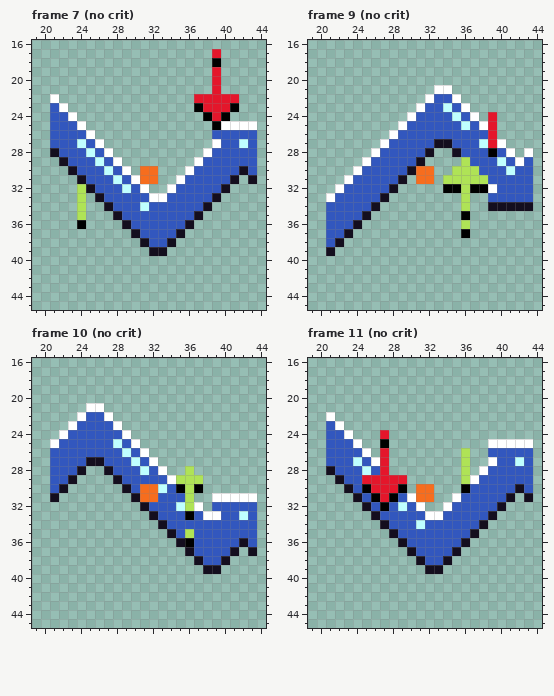
Pixel-art file: WIP Assets/QuarterReport.aseprite. This is how it looked before the edit.
32x48 pixels, 24 frames. Shown: frame 7 (no crit): x 19..44, y 16..45; frame 9 (no crit): x 19..44, y 16..45; frame 10 (no crit): x 19..44, y 16..45; frame 11 (no crit): x 19..44, y 16..45. The old version is drawn lined up with the new one, on the new canvas. The commit also changed other frames, which this record leaves out.
New version:
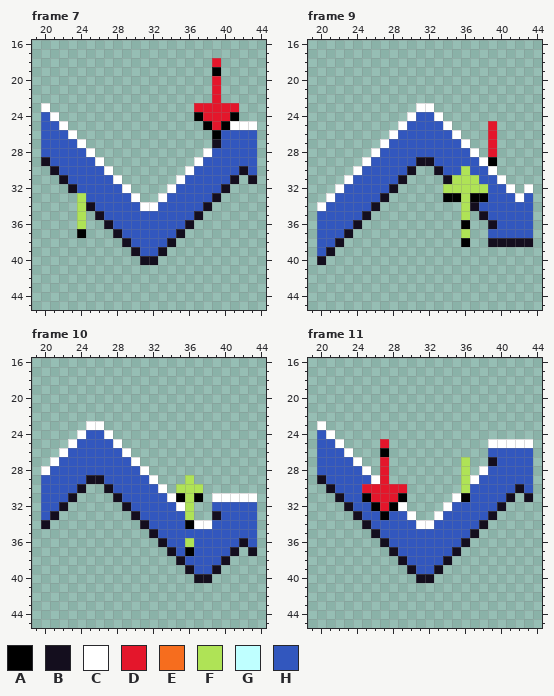
Palette (. is transparent): A #000000  B #140e1e  C #ffffff  D #e4162b  E #f66d1e  F #afe356  G #bfffff  H #3257be
Commit message: quarterly report is in and bigstox floppy
Diff:
canvas 32x48 -> 64x64, the old top-left corner now at 16,7
Changed rows in their new state; - is an unchanged pixel.
Frame 7:
first column x 20:
17 -------------------.---
18 -------------------D---
19 -------------------A---
22 -.---------------..-..-
23 C..--------------D---D-
24 HC..-------------AD-DA-
25 H-C..-------------ADA--
26 H--C..-------------A---
27 H---C..------------B--H
28 HH---C..---------------
29 BHH---C..--------------
30 -BHH---C..-..----------
31 --BHH---C....----------
32 ---BHH---C..-----------
33 -----HH---C..----------
34 -----BHH---CC----------
35 ------BHH--------------
36 ----F--BHH-------------
37 ----A---BHH------------
38 ---------BHH-----------
39 ----------BHH----------
40 -----------BB----------
Frame 9:
first column x 20:
21 -------------..---------
22 ------------....--------
23 ------------C....-------
24 -------------C....-.----
25 --------------C....-----
26 ---------------C...-----
27 -------------HH-C..-.---
28 ------------HHHH-C.D..-.
29 ------------BHHHH-CA....
30 -----------..BHH-H-C....
31 -----------..-B---H-C...
32 --------------FF-FFH-C.C
33 --------------AA-AA---C-
34 C----------------BHHHHHH
35 H---------------F-BHHHHH
36 H---------------A--BHHHH
37 H---------------F--HHHHH
38 H---------------A--BBBBB
39 H-----------------------
40 B-----------------------
Frame 10:
first column x 20:
21 -----..----------------
22 ----....---------------
23 ---..CC..--------------
24 --..C--C..-------------
25 -..C----C..------------
26 -.C------C..-----------
27 -C---HH---C..----------
28 C---HHHH---C..--.------
29 H--HHBBHH---C...-.-----
30 H-HHB--BHH-HHC.F-F-----
31 HHHB----BHHHH-CA-A-----
32 HHB------BHH---C-.-----
33 HB--------BHH---F..B--H
34 B----------BHH--ACC----
35 ------------BHH-H------
36 -------------BHHF------
37 --------------BHA------
38 ---------------BHH-----
39 ----------------BHH----
40 -----------------BB----
Frame 11:
first column x 20:
22 -.---------------------
23 C..--------------------
24 HC..---.---------------
25 H-C..--D---------------
26 H--C..-A--------.------
27 H---C..------------B--H
28 HH---C.----------------
29 BHH--HC-..-------------
30 -BHH-D---D-..---F------
31 --BHHAD-DA...---A------
32 ---BHHADAC..-----------
33 ----BHHA--C..----------
34 -----BHH---CC----------
35 ------BHH--------------
36 -------BHH-------------
37 --------BHH------------
38 ---------BHH-----------
39 ----------BHH----------
40 -----------BB----------
